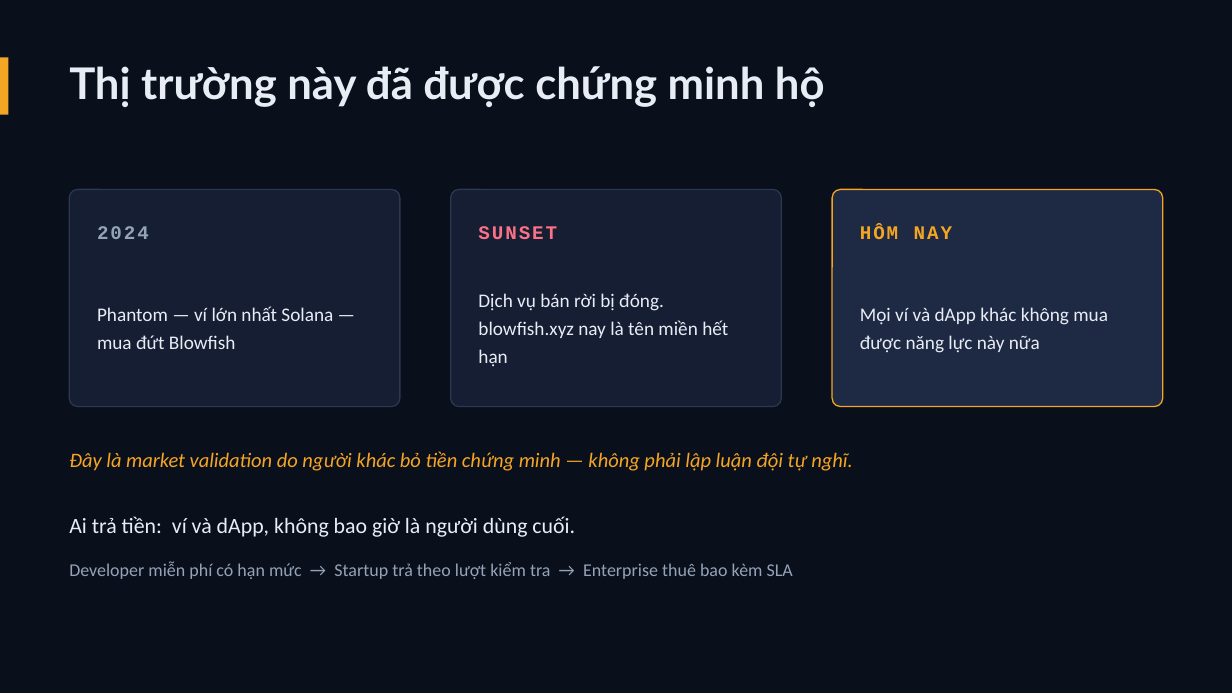
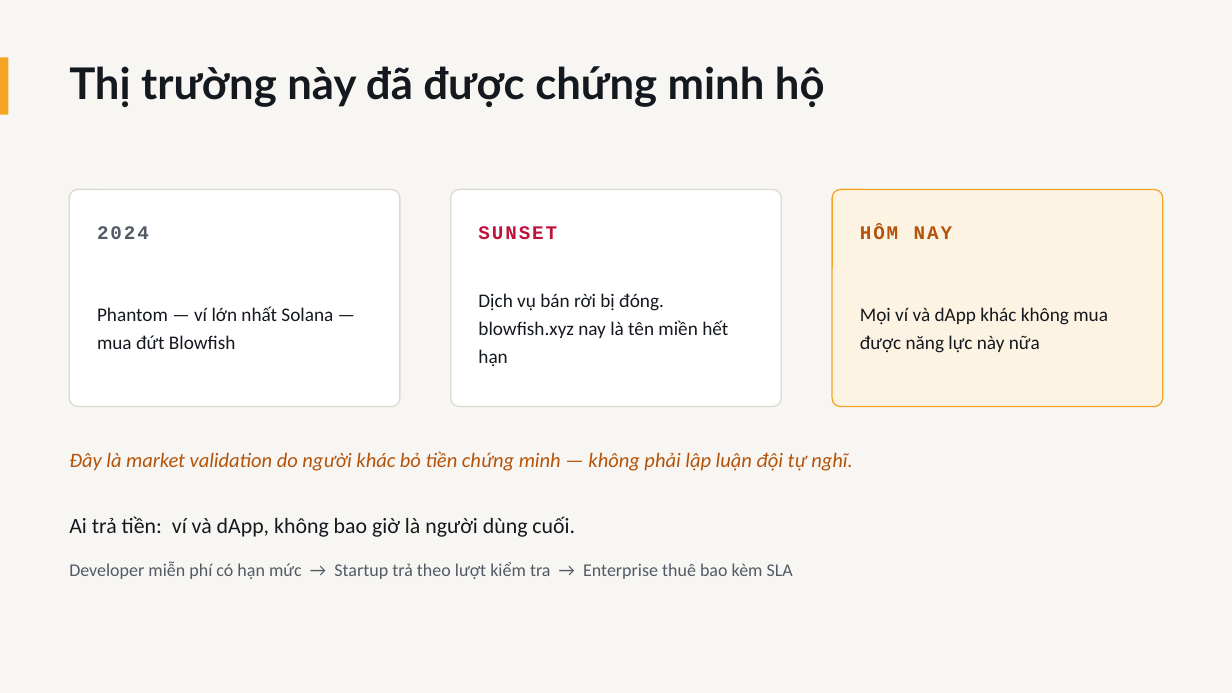
Before and after one commit to NeitLN/Custos-Solana, a slide deck: slide 6 of docs/nop-bai/CUSTOS-PITCH.pptx. Drawn at 1232x693 pixels with LibreOffice and Linux fonts; fonts in the diff are those of the drawing. Boxes give left, top, right and bottom in pixels: in the first picture for what was removed or moved away, otherwise in the second. Text is boxed around its words. In the diff, an @@ line names an element or a change of style, - is before the commit and + after.

```diff
--- a/docs/nop-bai/CUSTOS-PITCH.pptx
+++ b/docs/nop-bai/CUSTOS-PITCH.pptx
@@ background #0A0F1C to #F7F6F2 @@
@@ rounded rectangle at [69,189,400,407]: fill #151E33 to #FFFFFF; outline #2A3852 1 pt to #DCD9D0 1 pt @@
@@ rounded rectangle at [451,189,782,407]: fill #151E33 to #FFFFFF; outline #2A3852 1 pt to #DCD9D0 1 pt @@
@@ rounded rectangle at [833,189,1164,407]: fill #1E2A44 to #FDF3E3 @@
@@ text "2024" at [97,226,149,239]: text colour #94A3B8 to #525A66 @@
@@ text "SUNSET" at [479,211,754,252]: text colour #FB7185 to #BE123C @@
@@ text "HÔM NAY" at [860,211,1136,252]: text colour #F5A524 to #B45309 @@
@@ text "Đây là market validation do ..." at [69,451,852,471]: text colour #F5A524 to #B45309 @@
@@ text colour #E8EDF5 to #14181F in 5 elements at [69,66,825,107], [97,306,333,349], [478,293,728,366], [860,307,1108,353], [69,516,575,537] @@
@@ text "Developer miễn phí có hạn ..." at [69,561,793,579]: text colour #94A3B8 to #525A66 @@
```
Also in this commit, not shown: 9 other slides changed, 2 other files.
